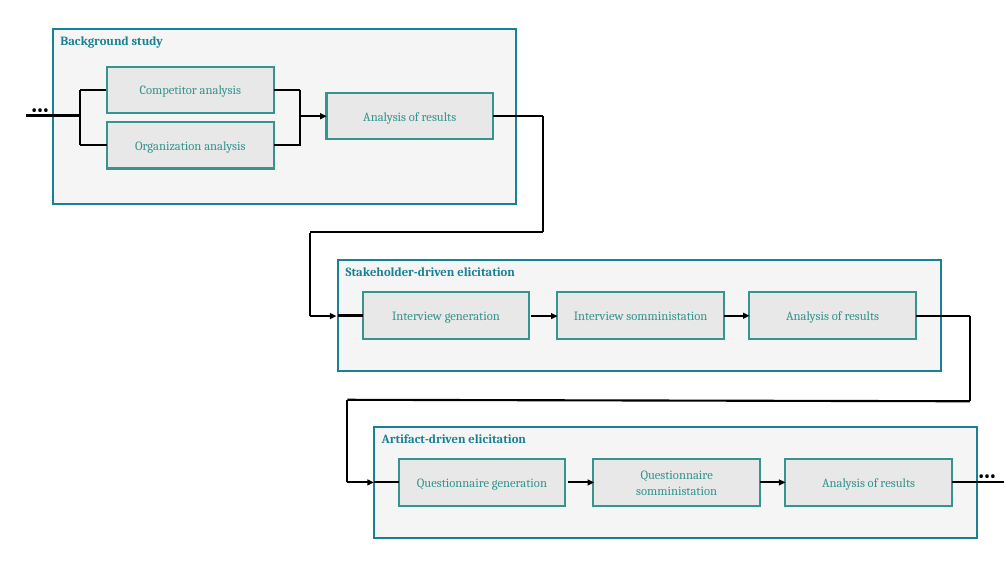
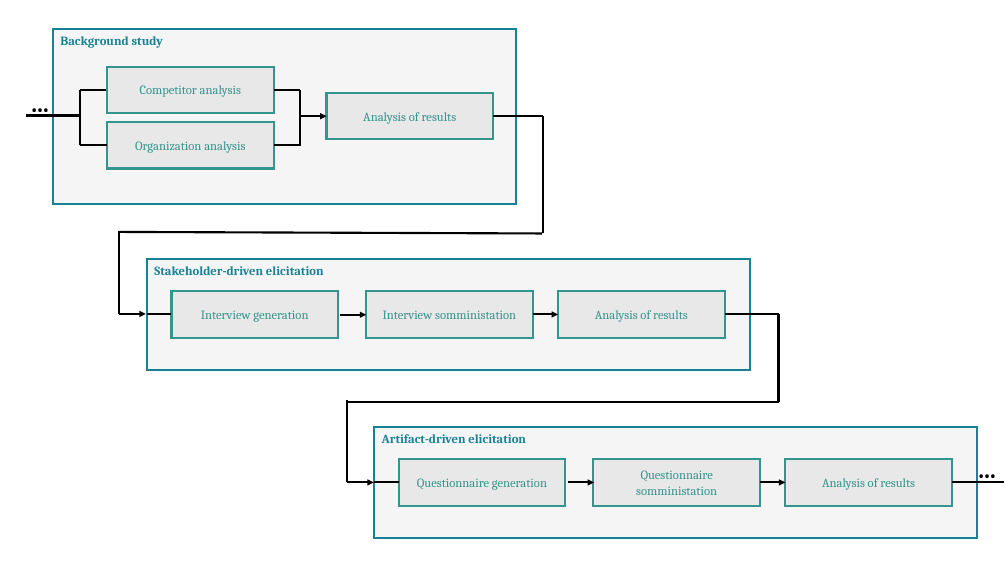
Before and after one commit to tetosever/Pladat_elicitation, a slide deck: slide 1 of workflow.pptx. Drawn at 1008x567 pixels with LibreOffice and Linux fonts; fonts in the diff are those of the drawing. Boxes give left, top, right and bottom in pixels: in the first picture for what was removed or moved away, otherwise in the second. Text is boxed around its words. In the diff, an @@ line names an element or a change of style, - is before the commit and + after.

```diff
--- a/workflow.pptx
+++ b/workflow.pptx
@@ line moved from (543, 232) - (310, 232) to (542, 234) - (119, 232) @@
@@ line moved from (310, 316) - (310, 234) to (119, 314) - (119, 231) @@
@@ 4 rectangles, 4 lines, 3 arrows moved together from (x1=310, y1=260, x2=970, y2=402) to (x1=119, y1=259, x2=779, y2=402) @@
@@ line moved from (970, 402) - (348, 400) to (779, 402) - (347, 402) @@
```
Also in this commit, not shown: 1 other file.
